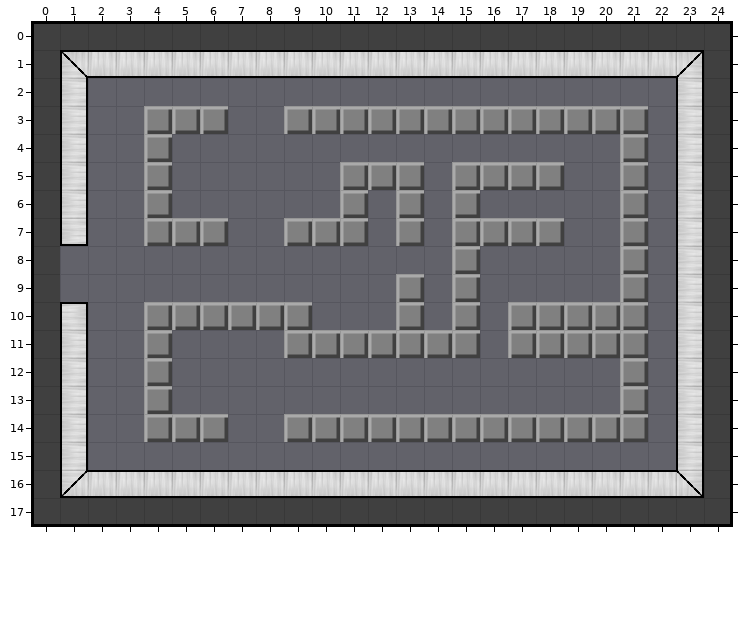
Tiled map, stored at src/level/max_level8.tmx. The picture above is the old version.
Cells are 32x32 px. Shown: x 0..24, y 0..17.
The result:
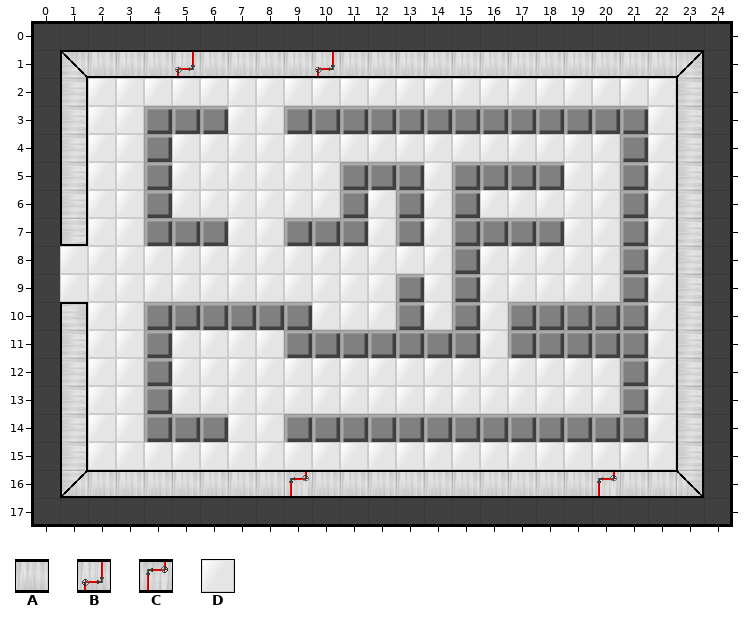
Key: from "tile": A 2, B 21, C 22, D 36.
_ is an empty cell, . an unchanged one.
Tiles of an added or newly shown layer are drawn over the layers below it.
What changed:
--- layer "Tile Layer 2" (added)
@@ x 1..22 @@
- 2 ._____________________
- 3 .__...__............._
- 4 .__.________________._
- 5 .__.______..._....__._
- 6 .__.______._._._____._
- 7 .__...__..._._....__._
- 8 ______________._____._
- 9 ____________._._____._
-10 .__......___._._....._
-11 .__.____......._....._
-12 .__.________________._
-13 .__.________________._
-14 .__...__............._
-15 ._____________________
+ 2 .DDDDDDDDDDDDDDDDDDDDD
+ 3 .DD...DD.............D
+ 4 .DD.DDDDDDDDDDDDDDDD.D
+ 5 .DD.DDDDDD...D....DD.D
+ 6 .DD.DDDDDD.D.D.DDDDD.D
+ 7 .DD...DD...D.D....DD.D
+ 8 DDDDDDDDDDDDDD.DDDDD.D
+ 9 DDDDDDDDDDDD.D.DDDDD.D
+10 .DD......DDD.D.D.....D
+11 .DD.DDDD.......D.....D
+12 .DD.DDDDDDDDDDDDDDDD.D
+13 .DD.DDDDDDDDDDDDDDDD.D
+14 .DD...DD.............D
+15 .DDDDDDDDDDDDDDDDDDDDD
--- layer "Tile Layer 1"
@@ x 5..10 @@
- 1 A....A
+ 1 B....B
@@ x 9..20 @@
-16 A..........A
+16 C..........C
Pixel boxes of the changes (left, top, right, bottom) in both pictures:
changed: (60, 52, 676, 496)
